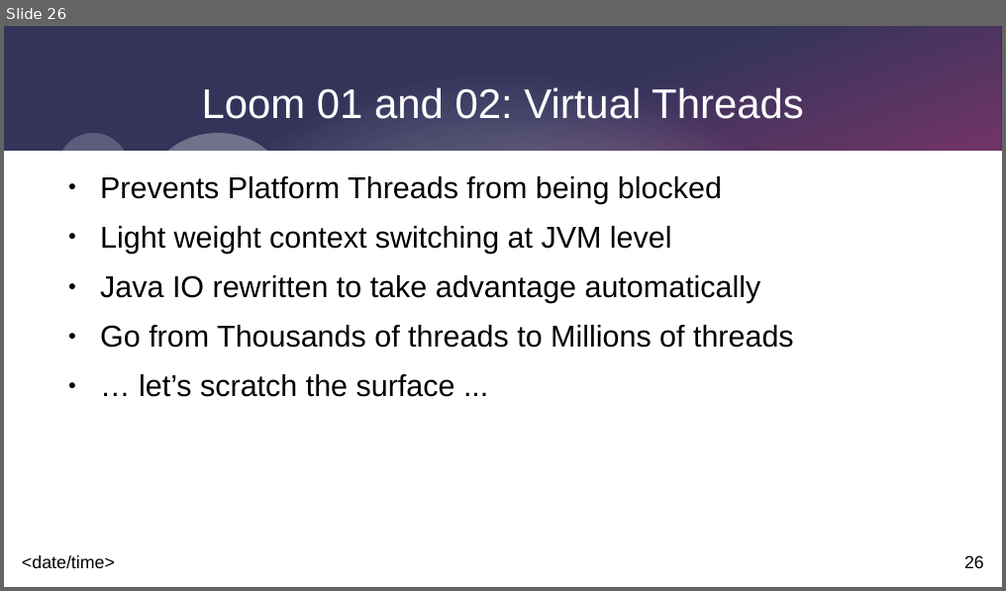
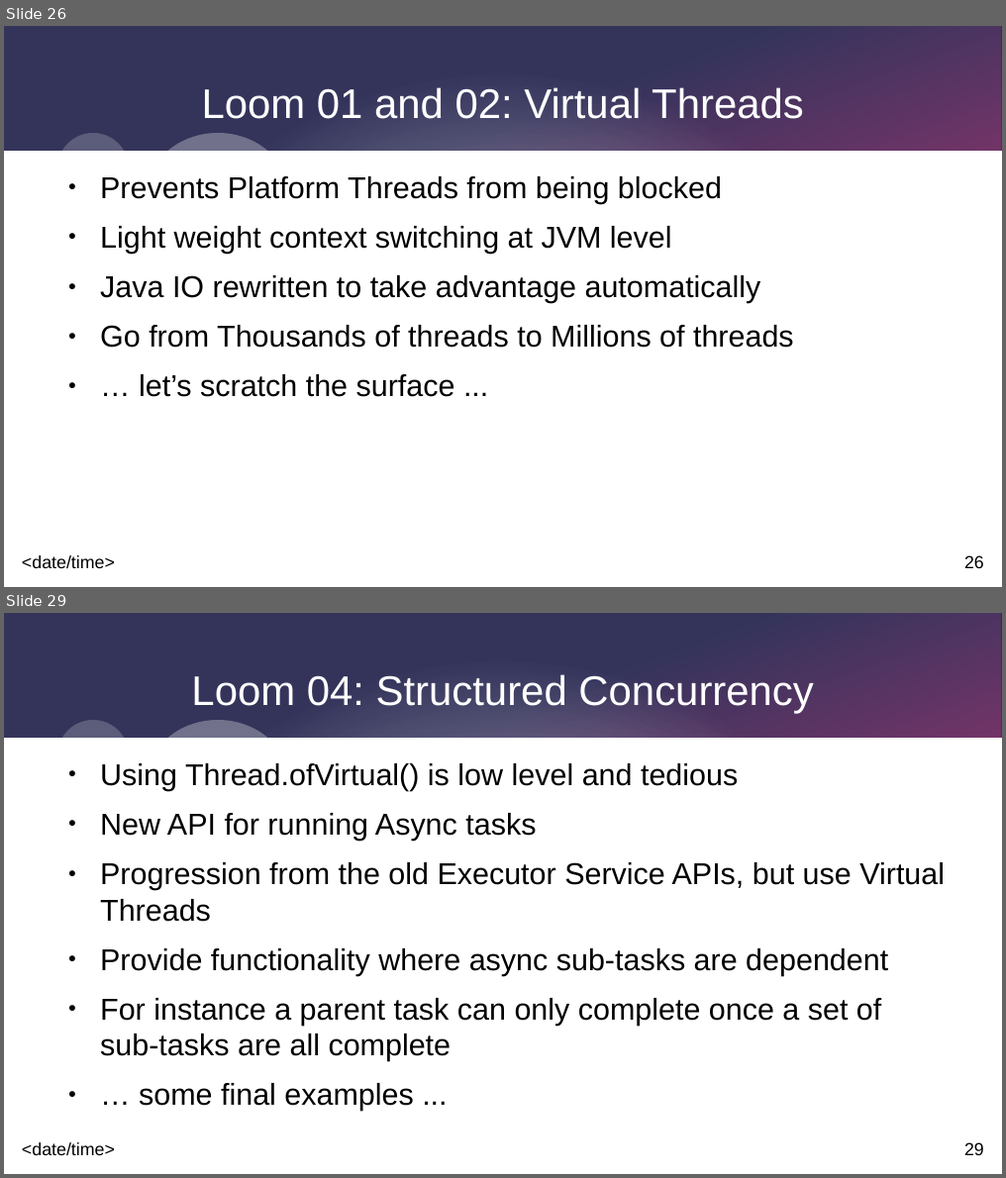
Before and after one commit to johnnyegel/Talk_JavaLatestAndGreatest, a slide deck: Presentation/JavaLatestAndGreatest.odp. Shown one above the other, each under a label of ours: slide 26 before the commit, slides 26 and 29 after it; the slides between them are not shown. The pictures are 1006x591 and 1006x1178 pixels, drawn with LibreOffice and Linux fonts; fonts in the diff are those of the drawing. Boxes give left, top, right and bottom in pixels: in the first picture for what was removed or moved away, otherwise in the second. Text is boxed around its words. In the diff, an @@ line names an element or a change of style, - is before the commit and + after.

```diff
--- a/Presentation/JavaLatestAndGreatest.odp
+++ b/Presentation/JavaLatestAndGreatest.odp
@@ slide 29 added at <box>4,613,1002,1174</box>, background #FFFFFF; not listed: 9 template elements that a slide beside it also shows @@
@@ title added at <box>191,674,813,713</box>, 33 pt, text #FFFFFF @@
+Loom 04: Structured Concurrency
@@ text added at <box>100,763,944,1111</box>, 24 pt, text #000000 @@
+● Using Thread.ofVirtual() is low level and tedious
+● New API for running Async tasks
+● Progression from the old Executor Service APIs, but use Virtual Threads
+● Provide functionality where async sub-tasks are dependent
+● For instance a parent task can only complete once a set of sub-tasks are all complete
+● … some final examples ...
```
Also in this commit, not shown: 1 slide changed, 1 other slide added, 1 slide removed, 31 other files.
